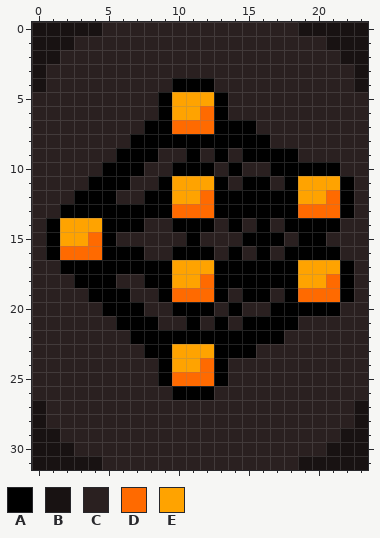
Pixel-art sprite: Sprites/Main/Neural Network/Deep Convolutional Network.png. The picture above was drawn from the file before the commit.
The file is 24x32 pixels.
Palette (. is transparent): A #000000  B #181212  C #2a2020  D #ff6a00  E #ffa300
Pixels before, first column x 0:
 0 BBBBBCCCCCCCCCCCCCCBBBBB
 1 BBBCCCCCCCCCCCCCCCCCCBBB
 2 BBCCCCCCCCCCCCCCCCCCCCBB
 3 BCCCCCCCCCCCCCCCCCCCCCCB
 4 BCCCCCCCCCAAACCCCCCCCCCB
 5 CCCCCCCCCAEEEACCCCCCCCCC
 6 CCCCCCCCCAEEDACCCCCCCCCC
 7 CCCCCCCCAADDDAAACCCCCCCC
 8 CCCCCCCAAAAAAAAAACCCCCCC
 9 CCCCCCAAACCACACAAAACCCCC
10 CCCCCAAACCAAACACCAAAAACC
11 CCCCAAACCAEEEACAACAEEEAC
12 CCCAAACCAAEEDAAAAAAEEDAC
13 CCAAAAAAAADDDAAAAAADDDAC
14 CAEEEAAACCAAACACACAAAACC
15 CAEEDACCCCCACCCAAACAACCC
16 CADDDAAACCAAACACACAAAACC
17 CCAAAAAAAAEEEAAAAAAEEEAC
18 CCCAAACCAAEEDAAAAAAEEDAC
19 CCCCAAACCADDDACAACADDDAC
20 CCCCCAAACCAAACACCAAAAACC
21 CCCCCCAAACCACACAAAACCCCC
22 CCCCCCCAAAAAAAAAAACCCCCC
23 CCCCCCCCAAEEEAAACCCCCCCC
24 CCCCCCCCCAEEDACCCCCCCCCC
25 CCCCCCCCCADDDACCCCCCCCCC
26 CCCCCCCCCCAAACCCCCCCCCCC
27 BCCCCCCCCCCCCCCCCCCCCCCB
28 BCCCCCCCCCCCCCCCCCCCCCCB
29 BBCCCCCCCCCCCCCCCCCCCCBB
30 BBBCCCCCCCCCCCCCCCCCCBBB
31 BBBBBCCCCCCCCCCCCCCBBBBB
And afterwards:
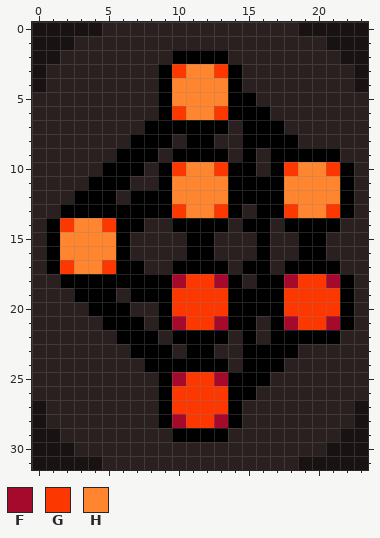
Colours new in this view: F #a5092b  G #fc3800  H #ff862f
Changes in this commit:
Changed rows in their new state; - is an unchanged pixel.
first column x 1:
 2 ---------AAAA---------
 3 --------AGHHGA--------
 4 --------AHHHHA--------
 5 ---------HHHHAA-------
 6 ---------GHHGAAA------
 7 ---------AAA-C-AA-----
 8 ---------C--CC--AA----
 9 ---------A-A---C--AAA-
10 --------AGHHG-A--GHHGA
11 ---------HHHHA--AHHHH-
12 ------A--HHHH----HHHH-
13 ---------GHHG-C--GHHG-
14 -GHHG-------ACA-------
15 -HHHHA-----A--C-C-----
16 -HHHH-C--C---C---C--C-
17 AGHHG--CCAAA-C--C-AAAC
18 -A---AA--FGGF-C--FGGF-
19 --A--CAA-GGGGA--AGGGG-
20 ---A--C-AGGGG-AA-GGGGA
21 ----A--CAFGGFA-C-FGGFA
22 -----A--C----C-C-AAAA-
23 ------A--CAACC-AAA----
24 -------A-AAA--AAA-----
25 ---------FGGFAAA------
26 --------AGGGGAA-------
27 --------AGGGGA--------
28 --------AFGGFA--------
29 ---------AAAA---------
Where, in picture pixels (left, top, right, bottom), the same in both pictures:
changed: (46, 50, 354, 442)
